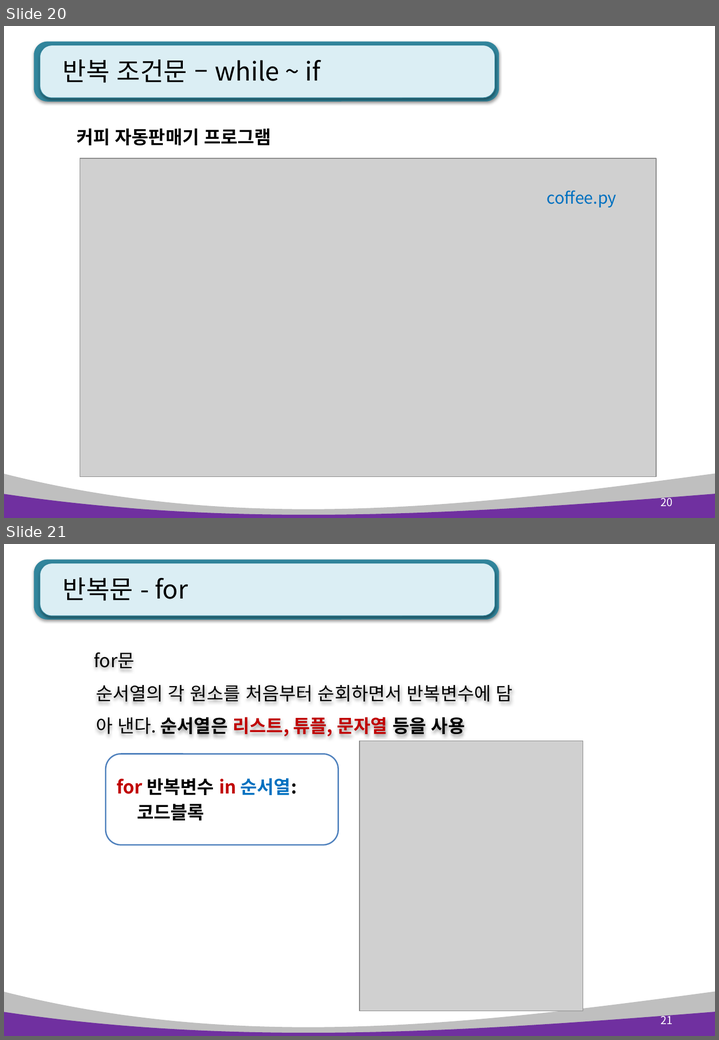
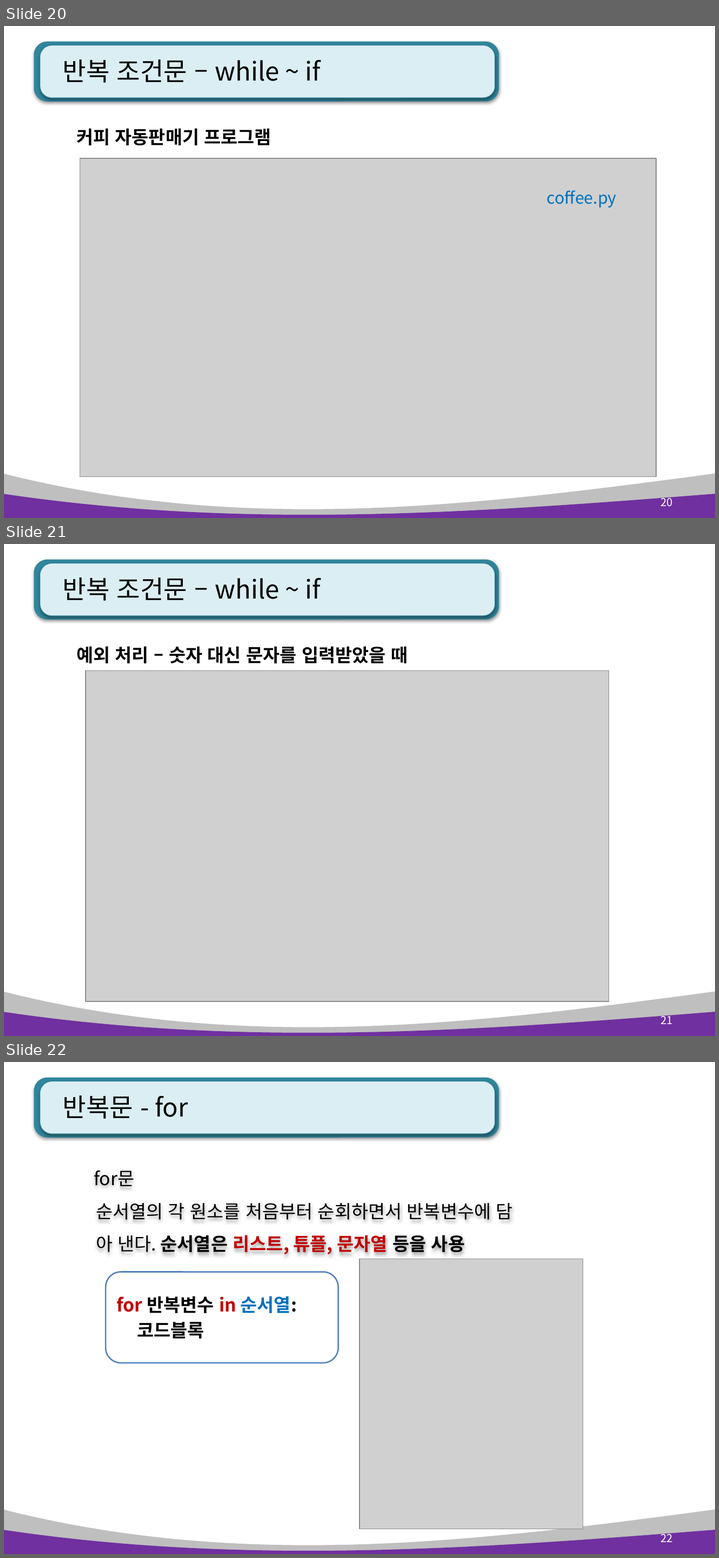
Before and after one commit to kiyongee2/green_pyworks, a slide deck: python_ppt_2023/Python 3장. 제어문(조건, 반복).pptx. Shown one above the other, each under a label of ours: slides 20 and 21 before the commit, slides 20, 21 and 22 after it. The pictures are 719x1040 and 719x1558 pixels, drawn with LibreOffice and Linux fonts; fonts in the diff are those of the drawing; grey boxes stand for pictures. Boxes give left, top, right and bottom in pixels: in the first picture for what was removed or moved away, otherwise in the second. Text is boxed around its words. In the diff, an @@ line names an element or a change of style, - is before the commit and + after.

```diff
--- a/python_ppt_2023/Python 3장. 제어문(조건, 반복).pptx
+++ b/python_ppt_2023/Python 3장. 제어문(조건, 반복).pptx
@@ slide 21 added at box(4, 544, 715, 1036), background #FFFFFF; not listed: 4 template elements that a slide beside it also shows @@
@@ title added at box(63, 577, 320, 601), 28 pt, text #000000 @@
+반복 조건문 – while ~ if
@@ text added at box(76, 646, 407, 663), 20 pt, text #000000, bold @@
+예외 처리 – 숫자 대신 문자를 입력받았을 때
@@ picture added at box(86, 671, 609, 1001) @@
@@ page number added at box(661, 1013, 673, 1024), 12 pt, text #FFFFFF @@
+21
@@ what was slide 21 is now slide 22 @@
@@ page number at box(661, 1531, 673, 1542): text changed @@
-21
+22
```
Also in this commit, not shown: 1 slide changed, 21 other files.
